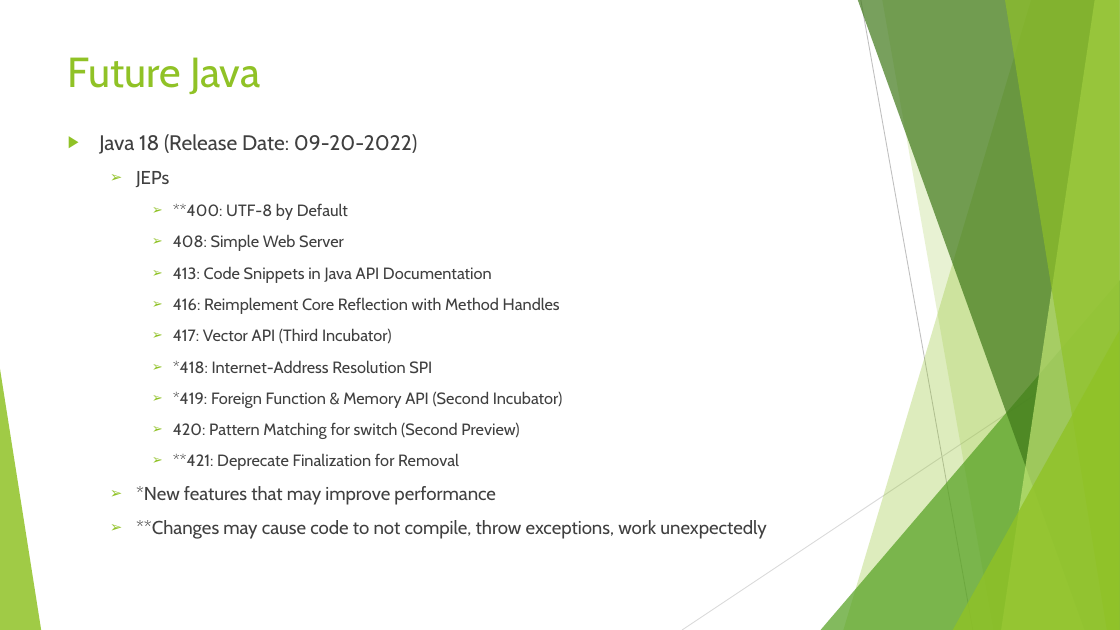
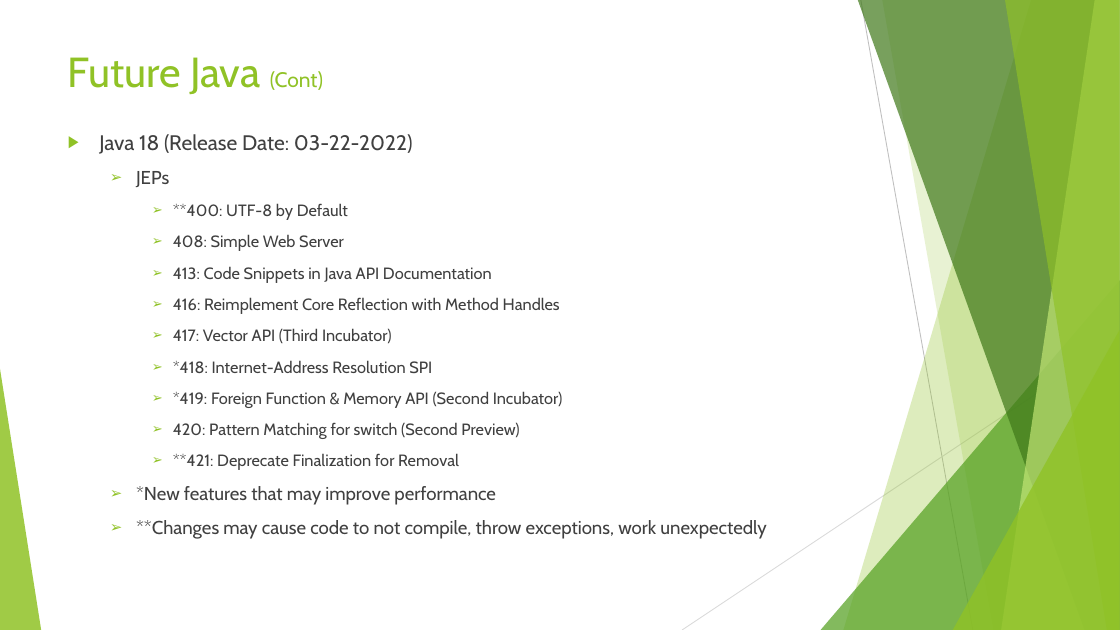
Before and after one commit to Rohan427/Qpid4Graal, a slide deck: slide 24 of doc/reference/Java_17 _Upgrade.pptx (slide 23 before the commit). Drawn at 1120x630 pixels with LibreOffice and Linux fonts; fonts in the diff are those of the drawing. Boxes give left, top, right and bottom in pixels: in the first picture for what was removed or moved away, otherwise in the second. Text is boxed around its words. In the diff, an @@ line names an element or a change of style, - is before the commit and + after.

Commit message:
Java 17 Upgrade PPT RC2

```diff
--- a/doc/reference/Java_17 _Upgrade.pptx
+++ b/doc/reference/Java_17 _Upgrade.pptx
@@ title at [68, 57, 323, 95]: text changed @@
-Future Java
+Future Java (Cont)
@@ text at [99, 134, 413, 154]: text changed @@
-▶ Java 18 (Release Date: 09-20-2022)
+▶ Java 18 (Release Date: 03-22-2022)
```
Also in this commit, not shown: 2 other slides changed, 1 slide added.
